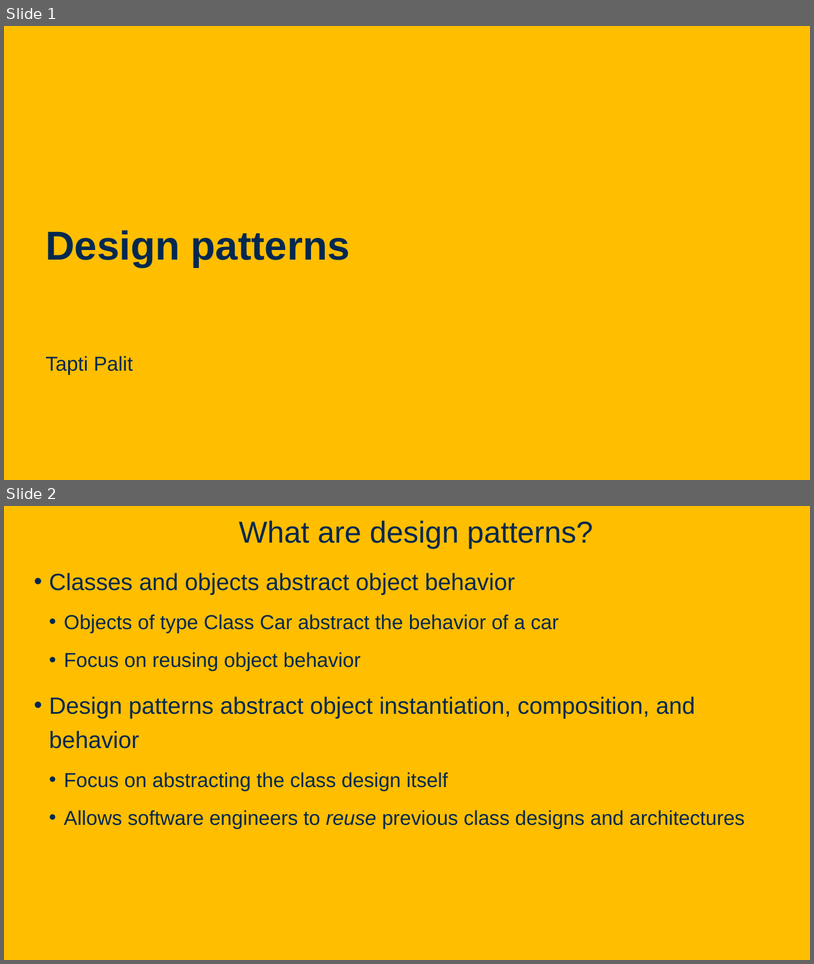
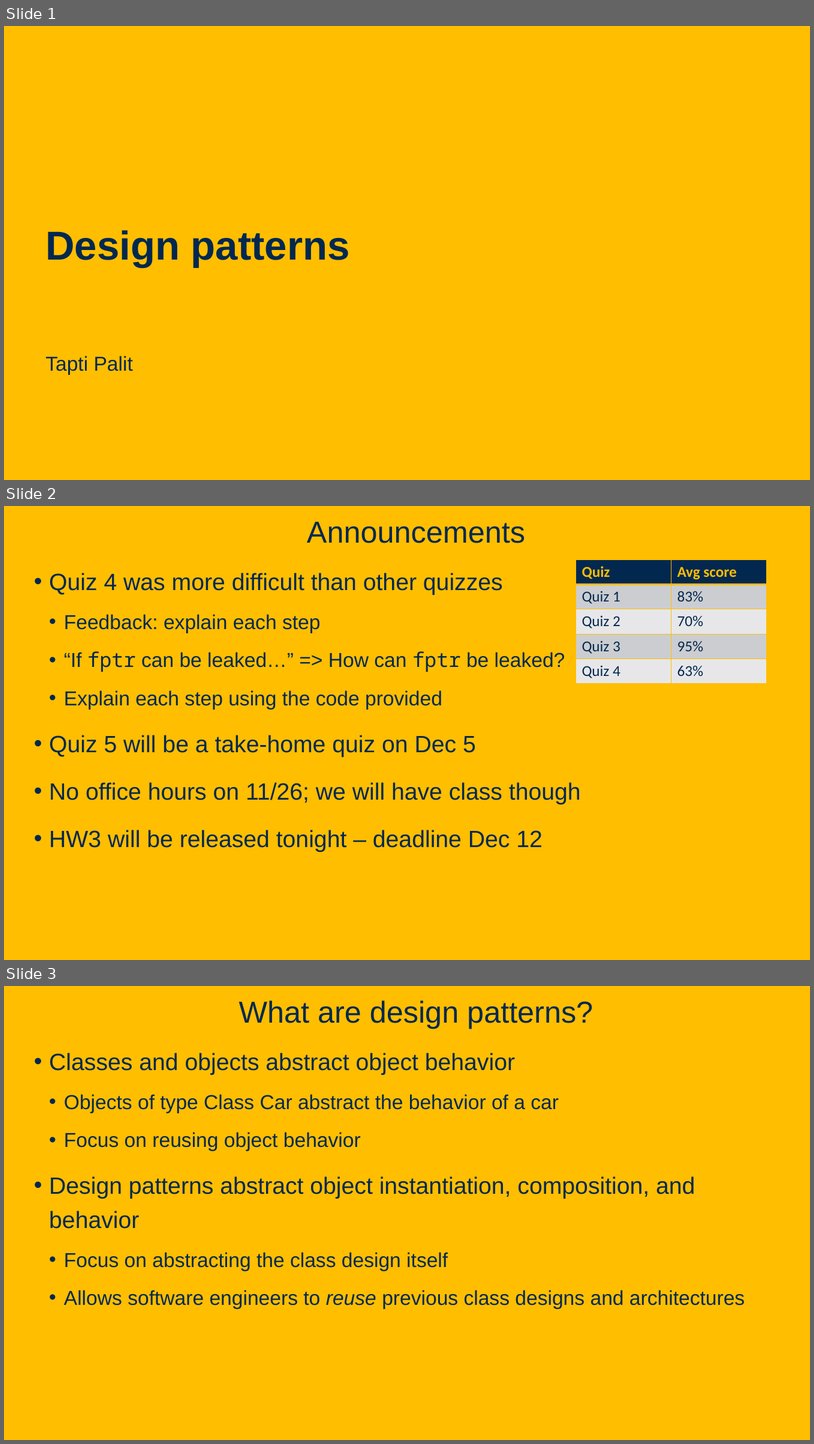
Before and after one commit to davsec-teaching/ecs160-f25, a slide deck: slides/8_design_patterns.pptx. Shown one above the other, each under a label of ours: slides 1 and 2 before the commit, slides 1, 2 and 3 after it. The pictures are 814x964 and 814x1444 pixels, drawn with LibreOffice and Linux fonts; fonts in the diff are those of the drawing; background and template pictures are left out. Boxes give left, top, right and bottom in pixels: in the first picture for what was removed or moved away, otherwise in the second. Text is boxed around its words. In the diff, an @@ line names an element or a change of style, - is before the commit and + after.

```diff
--- a/slides/8_design_patterns.pptx
+++ b/slides/8_design_patterns.pptx
@@ slide 2 added at (4, 506, 810, 960), background picture (left out) @@
@@ title added at (307, 522, 525, 543), 36 pt, text #022850 @@
+Announcements
@@ table added at (576, 559, 767, 684), 5 rows, 2 columns @@
+Quiz | Avg score
+Quiz 1 | 83%
+Quiz 2 | 70%
+Quiz 3 | 95%
+Quiz 4 | 63%
@@ text added at (49, 573, 581, 852), 28 pt, text #022850 @@
+• Quiz 4 was more difficult than other quizzes
+  • Feedback: explain each step
+  • “If fptr can be leaked…” => How can fptr be leaked?
+  • Explain each step using the code provided
+• Quiz 5 will be a take-home quiz on Dec 5
+• No office hours on 11/26; we will have class though
+• HW3 will be released tonight – deadline Dec 12
@@ what was slide 2 is now slide 3 @@
```
Also in this commit, not shown: 2 slides changed, 1 slide removed.
